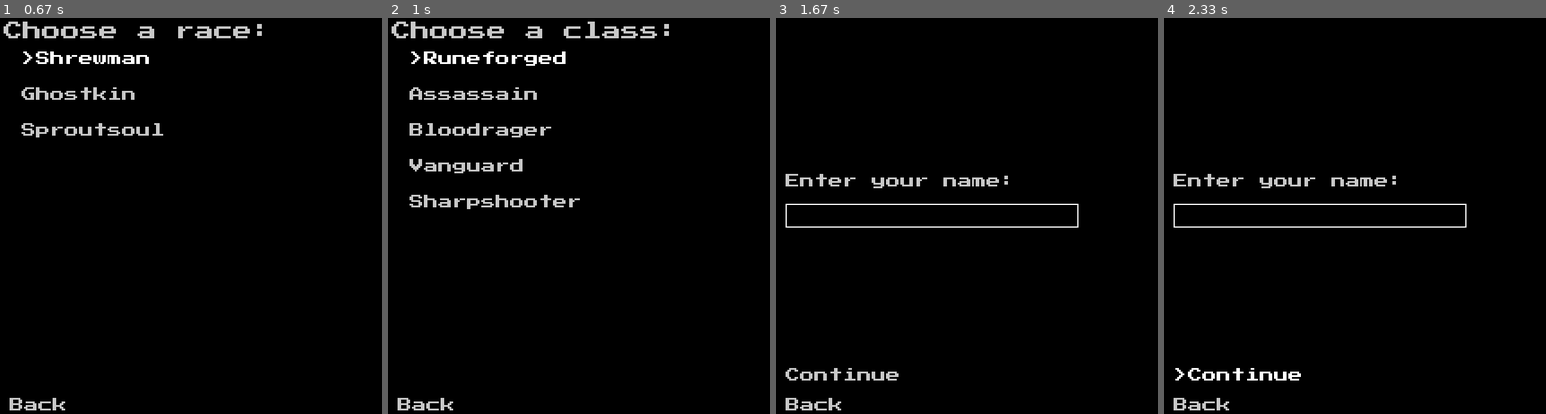
Above: before the commit, frames 1-4 (left to right).
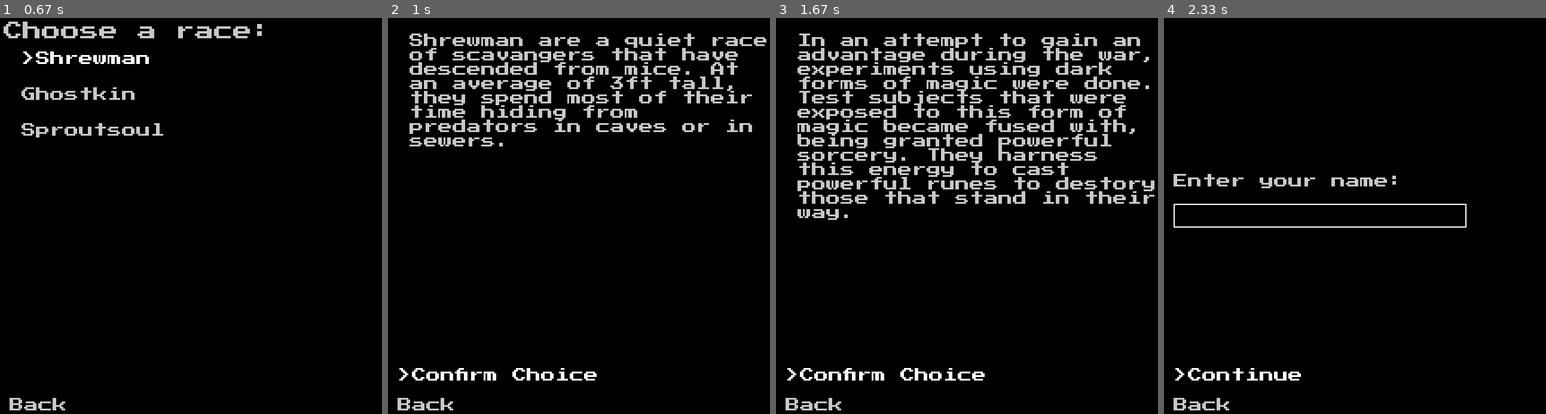
Above: after the commit, the same moments.

Repository: Cyborger/PygameTextRPG
Game: pygame game, started from launcher.py
Same seed, same stepped clock (60 frames per second), same inputs: the game is played once before the commit and once after it.
Inputs:
- Up to frame 1 (0.67 s): click "Begin A New Adventure" at 0.38 s
- Up to frame 2 (1 s): tap Enter at 0.67 s
- Up to frame 3 (1.67 s): tap Enter at 1, 1.33 s
- Up to frame 4 (2.33 s): type "ann" at 1.67 s; tap Enter at 2 s; click "Continue" at 2.27 s

Frame 1 is identical in both runs. In frame 2, 9.1% of the frame differs, in the area x 0-100%, y 0-92%; in frame 3, 13%, in the area x 2-100%, y 3-92%; in frame 4, nothing differs.

Commit message:
Added class and race confirmation

Diff:
--- a/core/gui/multilineLabel.py
+++ b/core/gui/multilineLabel.py
@@ -3,15 +3,15 @@
 
 
 class MultilineLabel(Surface):
-    def __init__(self, text, x, y, maxLength=20, fontSize=24):
+    def __init__(self, text, x, y, maxWidth=400, fontSize=24):
         self.text = text
         self.font = pygame.font.Font("res/fonts/PressStart2P-Regular.ttf",
                                      fontSize)
-        self.maxLength = maxLength
+        self.maxWidth = maxWidth
         super().__init__(self.renderImage(), x, y)
 
     def renderImage(self):
-        lineWidth = self.font.size(" " * self.maxLength)[0]
+        lineWidth = self.maxWidth
         lineHeight = self.font.size(" ")[1]
         lines = self.getLines(self.text)
         imageHeight =  lineHeight * len(lines)
@@ -28,7 +28,7 @@
         lines = []
         lastSpace = 0
         for i in range(len(text)):
-            if i > self.maxLength:
+            if self.font.size(text[:i])[0] > self.maxWidth:
                 lines.append(text[0:lastSpace])
                 remainingText = text[lastSpace+1:]
                 if len(remainingText) > 0:
--- a/core/menu.py
+++ b/core/menu.py
@@ -35,6 +35,7 @@
     def addButtons(self, *buttons):
         for button in buttons:
             self.buttons.append(button)
+        self.navigationHandler.updateButtonFocus()
 
     def addLabels(self, *labels):
         for label in labels:
--- a/core/playerClass.py
+++ b/core/playerClass.py
@@ -1,3 +1,4 @@
 class PlayerClass:
     def __init__(self, jsonData):
         self.name = jsonData["Name"]
+        self.description = jsonData["Description"]
--- /dev/null
+++ b/menus/classConfirmationMenu.py
@@ -0,0 +1,25 @@
+from core.menu import Menu
+from core.gui.multilineLabel import MultilineLabel
+from core.gui.labelButton import LabelButton
+
+
+class ClassConfirmationMenu(Menu):
+    def __init__(self, parentState):
+        super().__init__("classConfirmationMenu", parentState)
+        self.classDescription = None
+        self.addButtons(LabelButton("Confirm Choice", 20, 600, self.nextMenu),
+                        LabelButton("Back", 20, 650, self.goBack))
+
+    def isNowCurrentMenu(self):
+        self.labels[:] = []
+        description = self.getParent().newPlayer.playerClass.description
+        self.addLabels(MultilineLabel(description, 40, 40, maxWidth=600,
+                                     fontSize=24))
+
+    def nextMenu(self):
+        nextMenu = "characterCreationState/nameChoosingMenu"
+        self.getRoot().fadeMenuChange(nextMenu, fadeRate=3)
+
+    def goBack(self):
+        previousMenu = "characterCreationState/classSelectionMenu"
+        self.getRoot().fadeMenuChange(previousMenu, fadeRate=3)
--- a/menus/classSelectionMenu.py
+++ b/menus/classSelectionMenu.py
@@ -24,7 +24,7 @@
 
     def chooseClass(self, playerClass):
         self.getParent().newPlayer.playerClass = playerClass
-        self.getRoot().fadeMenuChange("characterCreationState/nameChoosingMenu",
+        self.getRoot().fadeMenuChange("characterCreationState/classConfirmationMenu",
                                       fadeRate=3)
     def goBack(self):
         previousMenu = "characterCreationState/raceSelectionMenu"
--- /dev/null
+++ b/menus/raceConfirmationMenu.py
@@ -0,0 +1,23 @@
+from core.menu import Menu
+from core.gui.multilineLabel import MultilineLabel
+from core.gui.labelButton import LabelButton
+
+class RaceConfirmationMenu(Menu):
+    def __init__(self, parentState):
+        super().__init__("raceConfirmationMenu", parentState)
+        self.addButtons(LabelButton("Confirm Choice", 20, 600, self.nextMenu),
+                        LabelButton("Back", 20, 650, self.goBack))
+
+    def isNowCurrentMenu(self):
+        self.labels[:] = []
+        description = self.getParent().newPlayer.race.description
+        self.addLabels(MultilineLabel(description, 40, 40, maxWidth=600,
+                                     fontSize=24))
+
+    def nextMenu(self):
+        nextMenu = "characterCreationState/classSelectionMenu"
+        self.getRoot().fadeMenuChange(nextMenu, fadeRate=3)
+
+    def goBack(self):
+        previousMenu = "characterCreationState/raceSelectionMenu"
+        self.getRoot().fadeMenuChange(previousMenu, fadeRate=3)
--- a/menus/raceSelectionMenu.py
+++ b/menus/raceSelectionMenu.py
@@ -23,7 +23,7 @@
 
     def chooseRace(self, race):
         self.getParent().newPlayer.race = race
-        nextMenu = "characterCreationState/classSelectionMenu"
+        nextMenu = "characterCreationState/raceConfirmationMenu"
         self.getRoot().fadeMenuChange(nextMenu, fadeRate=3)
 
     def goBack(self):
--- a/states/characterCreationState.py
+++ b/states/characterCreationState.py
@@ -1,7 +1,9 @@
 from core.player import Player
 from core.state import State
 from menus.classSelectionMenu import ClassSelectionMenu
+from menus.classConfirmationMenu import ClassConfirmationMenu
 from menus.raceSelectionMenu import RaceSelectionMenu
+from menus.raceConfirmationMenu import RaceConfirmationMenu
 from menus.nameChoosingMenu import NameChoosingMenu
 
 
@@ -9,5 +11,6 @@
     def __init__(self, game):
         super().__init__("characterCreationState", game)
         self.newPlayer = Player()
-        self.addMenus(RaceSelectionMenu(self), ClassSelectionMenu(self),
+        self.addMenus(RaceSelectionMenu(self), RaceConfirmationMenu(self),
+                      ClassSelectionMenu(self), ClassConfirmationMenu(self),
                       NameChoosingMenu(self))
